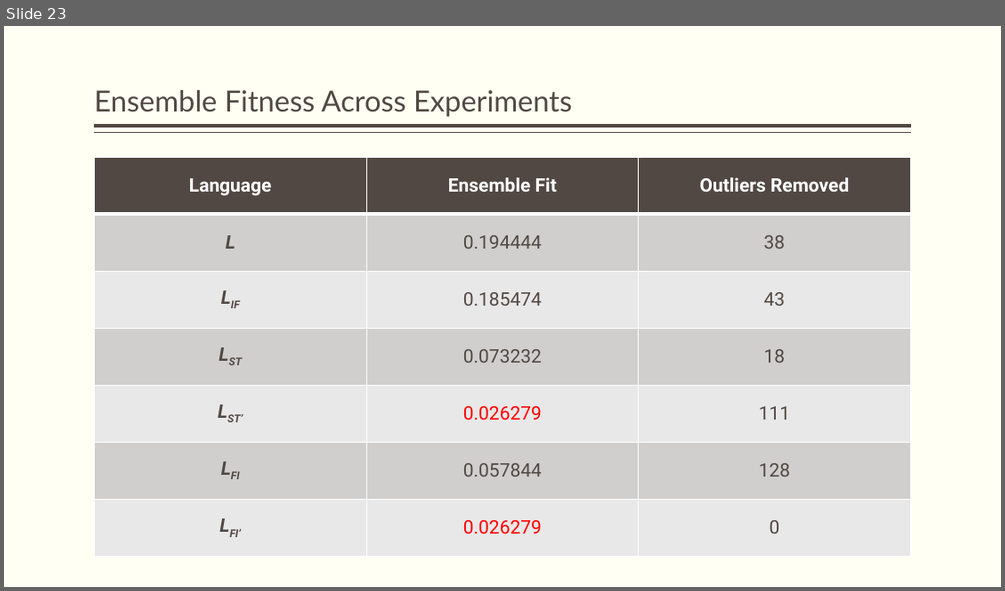
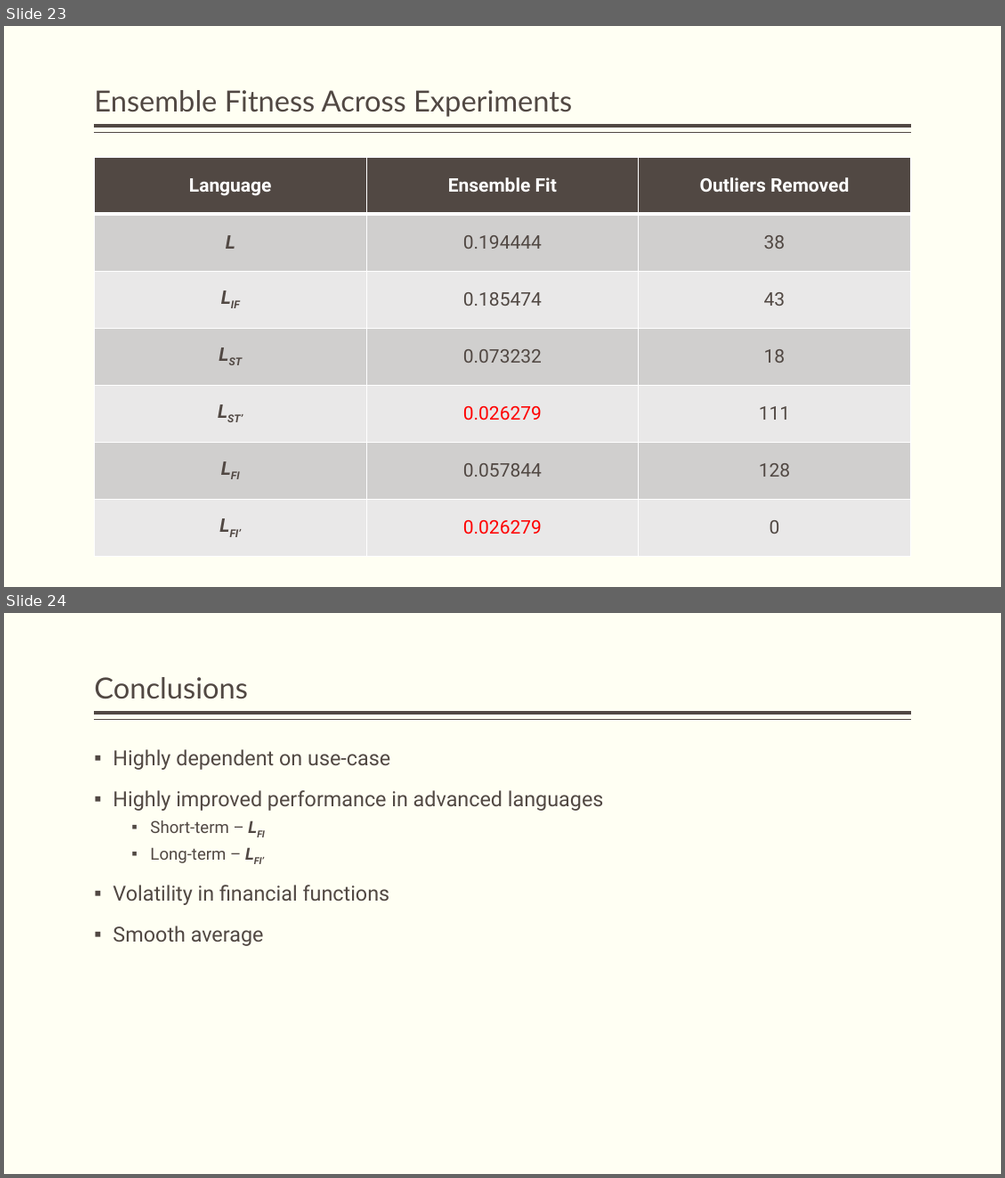
Before and after one commit to JamesEarle/GPP, a slide deck: GPP_Defense.pptx. Shown one above the other, each under a label of ours: slide 23 before the commit, slides 23 and 24 after it. The pictures are 1005x591 and 1005x1178 pixels, drawn with LibreOffice and Linux fonts; fonts in the diff are those of the drawing. Boxes give left, top, right and bottom in pixels: in the first picture for what was removed or moved away, otherwise in the second. Text is boxed around its words. In the diff, an @@ line names an element or a change of style, - is before the commit and + after.

```diff
--- a/GPP_Defense.pptx
+++ b/GPP_Defense.pptx
@@ slide 24 added at (x1=4, y1=613, x2=1001, y2=1174), background #FFFFF3; not listed: 2 template elements that a slide beside it also shows @@
@@ title added at (x1=94, y1=677, x2=247, y2=699), 28 pt, text #514843 @@
+Conclusions
@@ text added at (x1=113, y1=749, x2=604, y2=946), 20 pt, text #514843 @@
+▪ Highly dependent on use-case
+▪ Highly improved performance in advanced languages
+  ▪ Short-term – LFI
+  ▪ Long-term – LFI’
+▪ Volatility in financial functions
+▪ Smooth average
```
Also in this commit, not shown: 2 slides changed.
